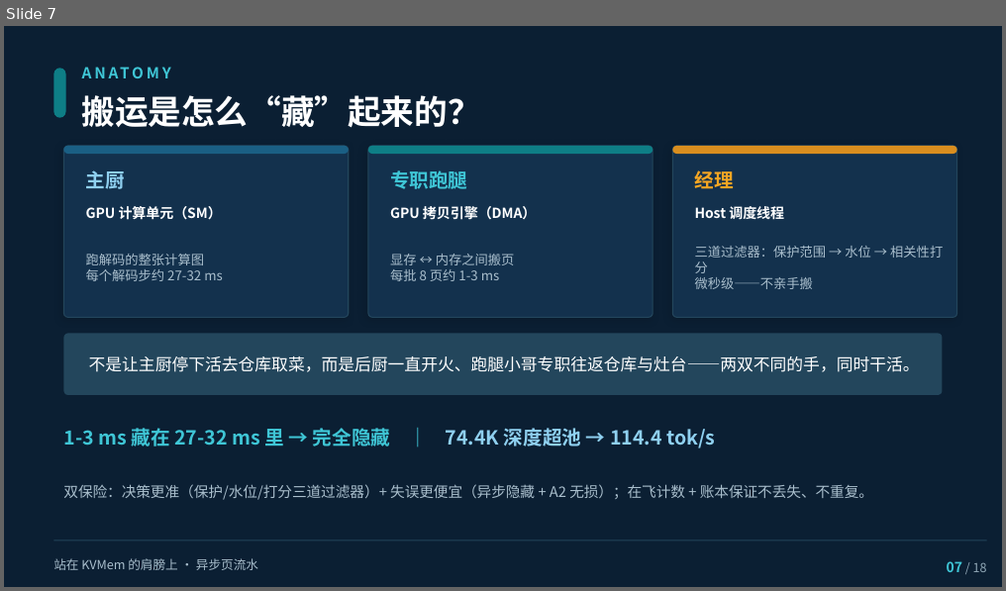
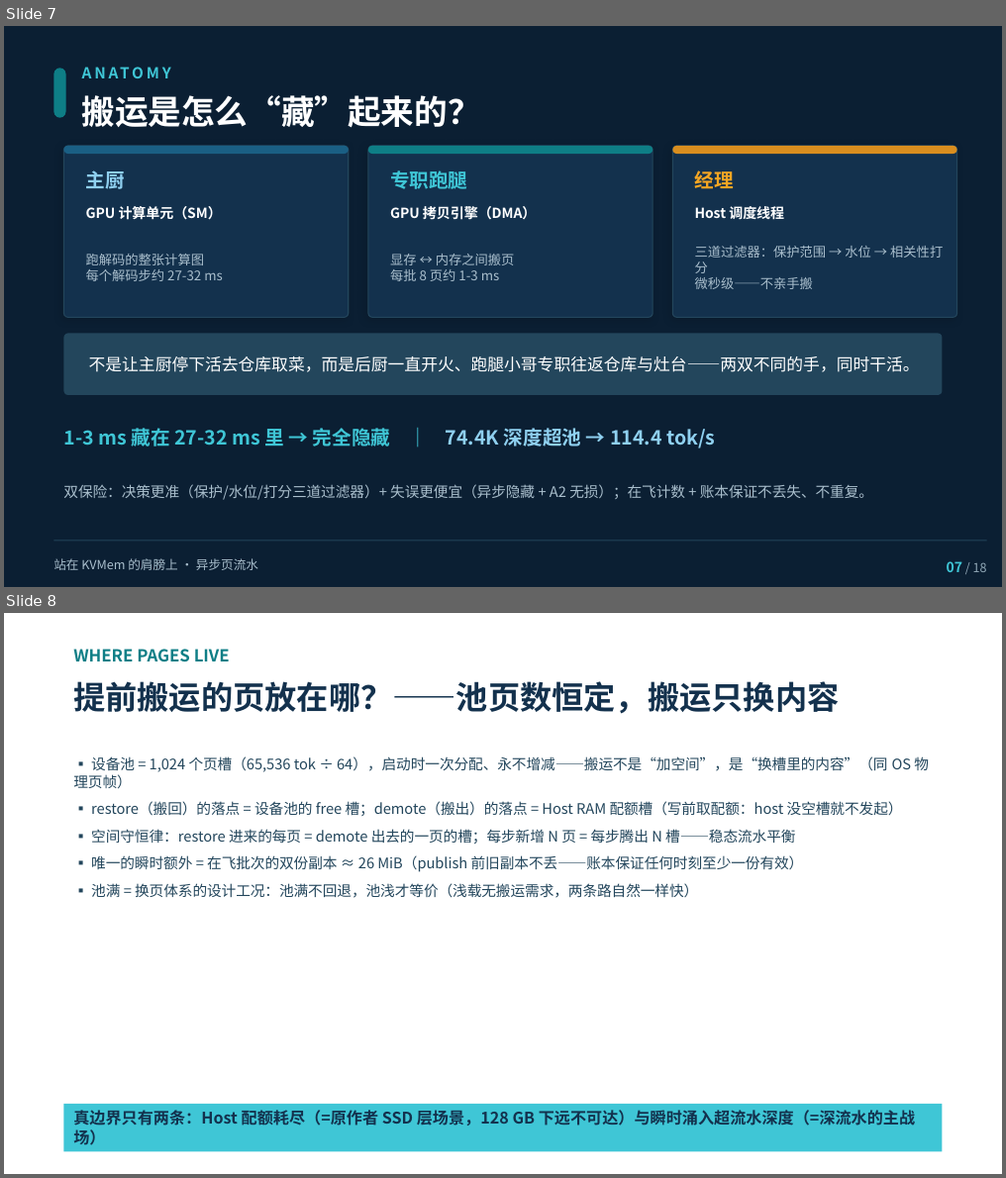
Before and after one commit to paicat1/Ninfer-KVMem-Async, a slide deck: docs/异步页流水-技术说明.pptx. Shown one above the other, each under a label of ours: slide 7 before the commit, slides 7 and 8 after it. The pictures are 1006x591 and 1006x1178 pixels, drawn with LibreOffice and Linux fonts; fonts in the diff are those of the drawing. Boxes give left, top, right and bottom in pixels: in the first picture for what was removed or moved away, otherwise in the second. Text is boxed around its words. In the diff, an @@ line names an element or a change of style, - is before the commit and + after.

Commit message:
docs(public): 原理讨论落盘——①理论自检（两公式/三充要条件/三反例/模式签名/两实验合出理论曲线/幻觉四特征对照/待堵三洞/判决实验）②空间机制（池页数恒定/两落点/空间守恒律/瞬时双份 26MiB/池满=设计工况）——MD §3.1 新增两小节 + PPT 美术版上加 p8 WHERE PAGES LIVE 与 p9 THEORY CHECK（20 页）

```diff
--- a/docs/异步页流水-技术说明.pptx
+++ b/docs/异步页流水-技术说明.pptx
@@ slide 8 added at [4, 613, 1002, 1174], background #FFFFFF @@
@@ text added at [73, 649, 230, 663], 12 pt, text #0E7E86, bold @@
+WHERE PAGES LIVE
@@ text added at [73, 681, 839, 714], 23 pt, text #13314D, bold @@
+提前搬运的页放在哪？——池页数恒定，搬运只换内容
@@ text added at [73, 757, 929, 898], 10.5 pt, text #23465C @@
+▪ 设备池 = 1,024 个页槽（65,536 tok ÷ 64），启动时一次分配、永不增减——搬运不是“加空间”，是“换槽里的内容”（同 OS 物理页帧）
+▪ restore（搬回）的落点 = 设备池的 free 槽；demote（搬出）的落点 = Host RAM 配额槽（写前取配额：host 没空槽就不发起）
+▪ 空间守恒律：restore 进来的每页 = demote 出去的一页的槽；每步新增 N 页 = 每步腾出 N 槽——稳态流水平衡
+▪ 唯一的瞬时额外 = 在飞批次的双份副本 ≈ 26 MiB（publish 前旧副本不丢——账本保证任何时刻至少一份有效）
+▪ 池满 = 换页体系的设计工况：池满不回退，池浅才等价（浅载无搬运需求，两条路自然一样快）
@@ rectangle added at [63, 1104, 943, 1152], fill #3FC6D6, 11.5 pt, text #13314D, bold @@
+真边界只有两条：Host 配额耗尽（=原作者 SSD 层场景，128 GB 下远不可达）与瞬时涌入超流水深度（=深流水的主战场）
```
Also in this commit, not shown: 1 other slide added, 1 other file.
